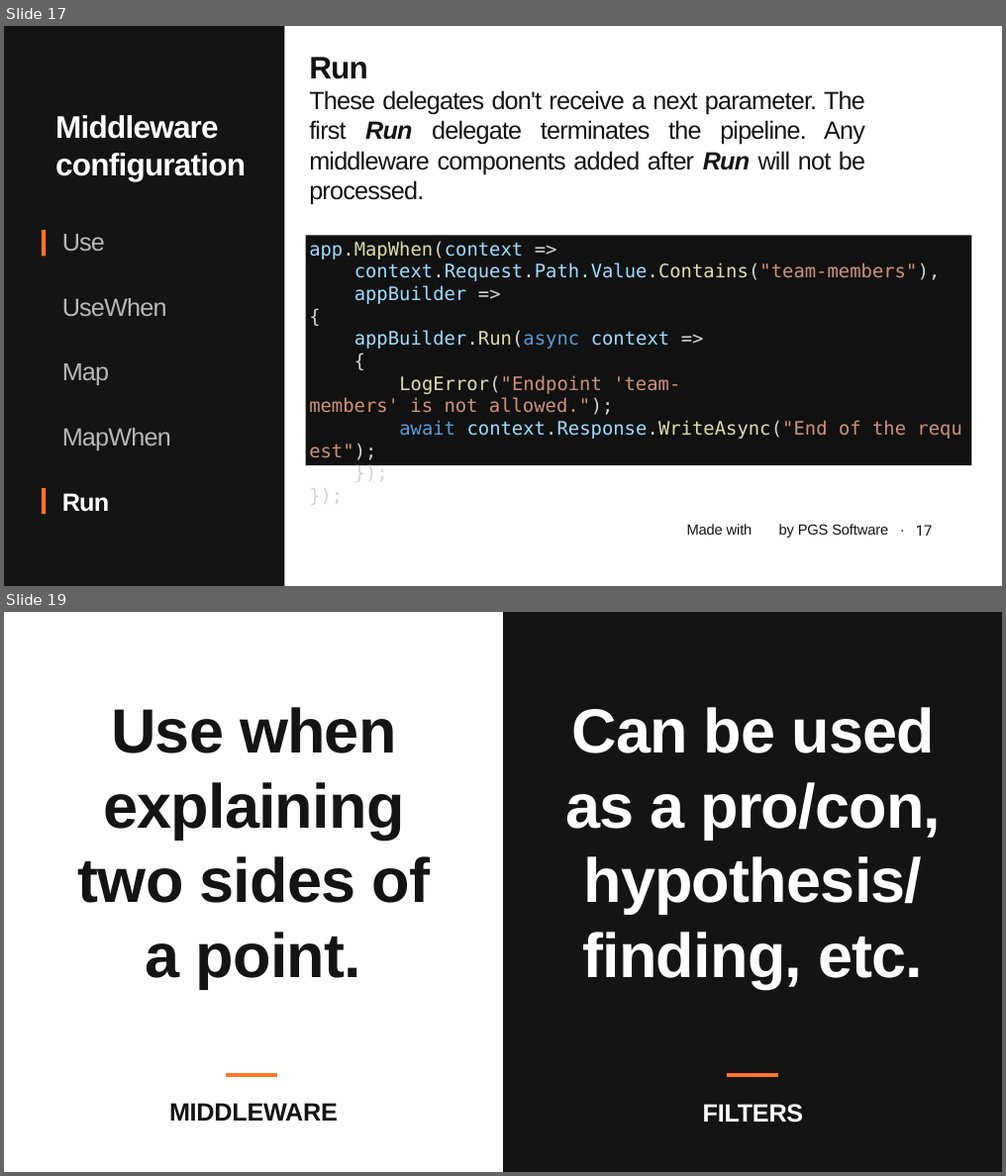
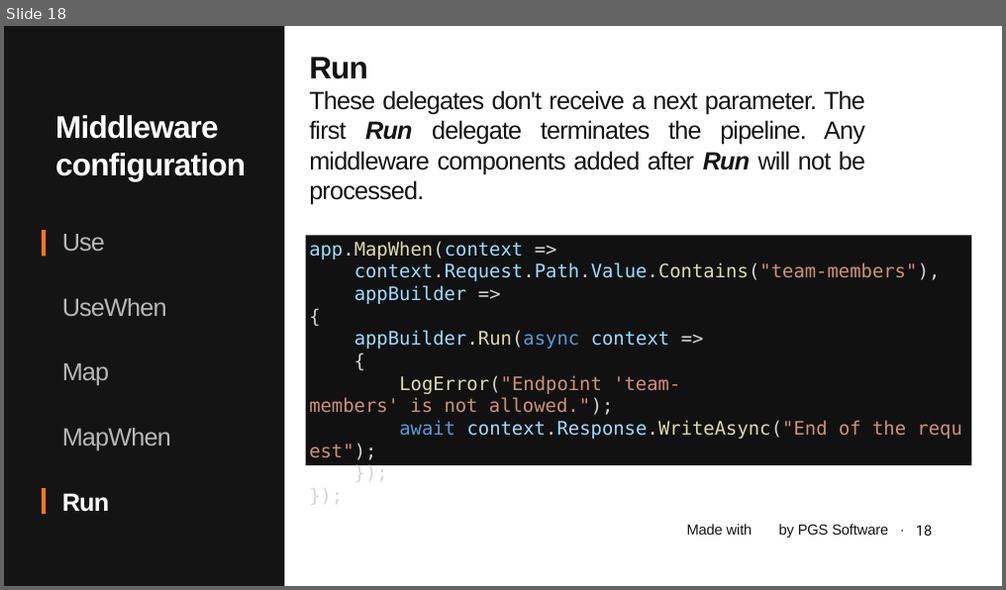
Before and after one commit to januszmarcinik/.NET-getting-started, a slide deck: PGS SharpDev.pptx. Shown one above the other, each under a label of ours: slides 17 and 19 before the commit, slide 18 after it; the slides between them are not shown. The pictures are 1006x1176 and 1006x590 pixels, drawn with LibreOffice and Linux fonts; fonts in the diff are those of the drawing; background and template pictures are left out. Boxes give left, top, right and bottom in pixels: in the first picture for what was removed or moved away, otherwise in the second. Text is boxed around its words. In the diff, an @@ line names an element or a change of style, - is before the commit and + after.

Commit message:
Move ExceptionHandlerMiddleware to extension method as configuration

```diff
--- a/PGS SharpDev.pptx
+++ b/PGS SharpDev.pptx
@@ slide 19 removed at [4, 612, 1002, 1172], background #141414 @@
@@ rectangle removed at [4, 612, 503, 1172] @@
@@ text removed at [78, 707, 430, 988] @@
-Use when explaining two sides of a point.
@@ text removed at [565, 707, 941, 988] @@
-Can be used as a pro/con, hypothesis/
-finding, etc.
@@ line removed from (226, 1075) to (277, 1075) @@
@@ line removed from (727, 1075) to (778, 1075) @@
@@ text removed at [169, 1103, 338, 1121] @@
-MIDDLEWARE
@@ text removed at [703, 1104, 804, 1123] @@
-FILTERS
@@ what was slide 17 is now slide 18 @@
@@ page number at [916, 525, 933, 536]: text changed @@
-17
+18
```
Also in this commit, not shown: 3 slides added, 2 other slides removed, 3 other files.
